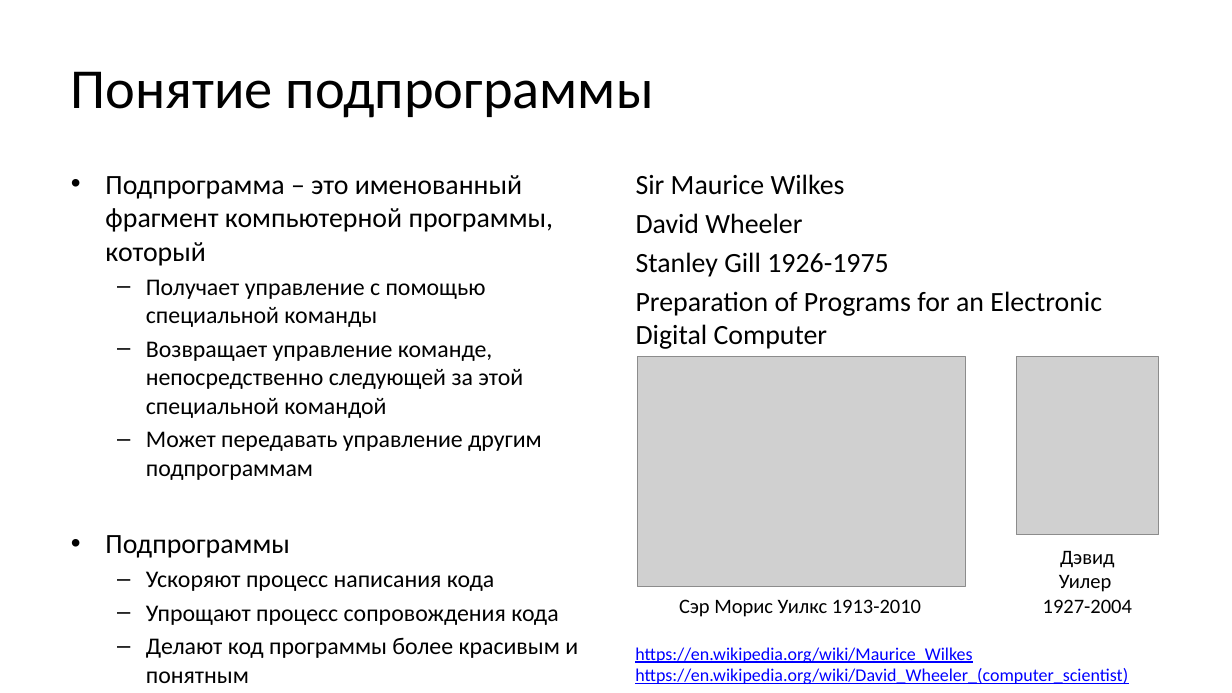
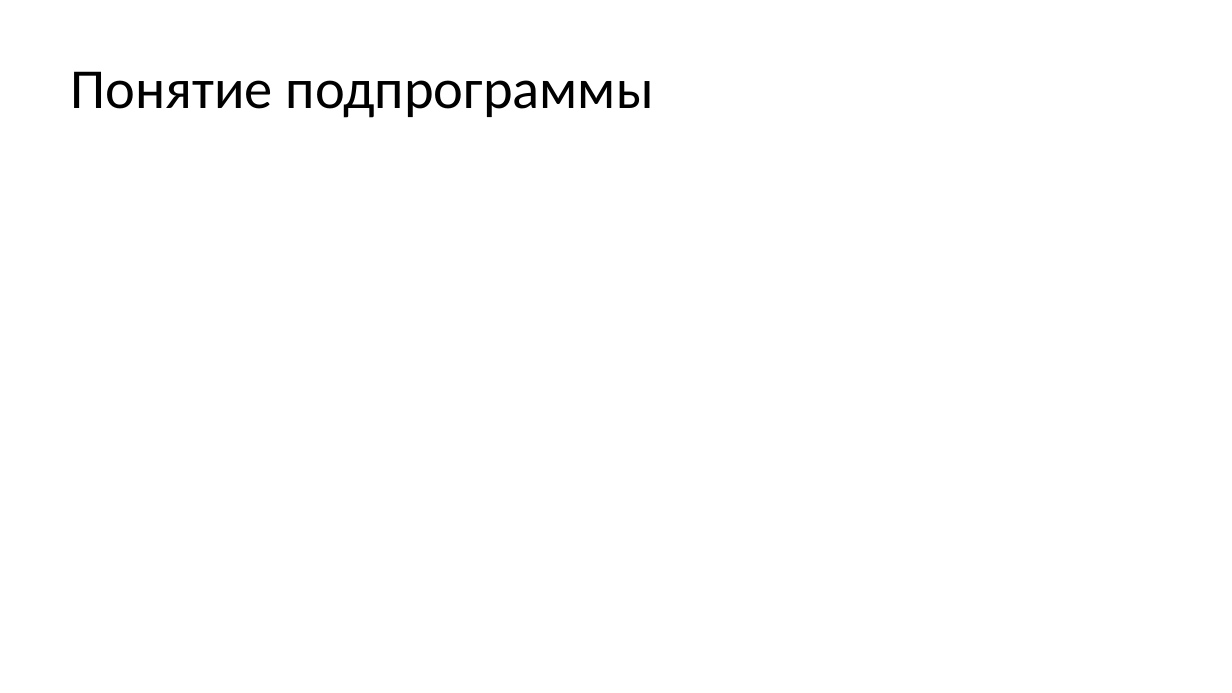
Before and after one commit to Evgueni-Petrov-aka-espetrov/Algorithms-and-Programming-in-C-pptx, a slide deck: slide 7 of 05 Функции.pptx (slide 3 before the commit). Drawn at 1232x693 pixels with LibreOffice and Linux fonts; fonts in the diff are those of the drawing; grey boxes stand for pictures. Boxes give left, top, right and bottom in pixels: in the first picture for what was removed or moved away, otherwise in the second. Text is boxed around its words. In the diff, an @@ line names an element or a change of style, - is before the commit and + after.

```diff
--- a/05 Функции.pptx
+++ b/05 Функции.pptx
@@ text removed at (105,175,578,683) @@
-• Подпрограмма – это именованный фрагмент компьютерной программы, который
-  – Получает управление с помощью специальной команды
-  – Возвращает управление команде, непосредственно следующей за этой специальной командой
-  – Может передавать управление другим подпрограммам
-• Подпрограммы
-  – Ускоряют процесс написания кода
-  – Упрощают процесс сопровождения кода
-  – Делают код программы более красивым и понятным
@@ text removed at (636,174,1102,390) @@
-Sir Maurice Wilkes
-David Wheeler
-Stanley Gill 1926-1975
-Preparation of Programs for an Electronic Digital Computer
-1951
@@ picture removed at (638,357,965,586) @@
@@ picture removed at (1017,357,1159,535) @@
@@ text removed at (1043,551,1132,613) @@
-Дэвид
-Уилер
-1927-2004
@@ text removed at (679,599,921,617) @@
-Сэр Морис Уилкс 1913-2010
@@ text removed at (635,647,1128,684) @@
-https://en.wikipedia.org/wiki/Maurice_Wilkes
-https://en.wikipedia.org/wiki/David_Wheeler_(computer_scientist)
```
Also in this commit, not shown: 17 other slides changed, 81 slides added, 2 slides removed.
